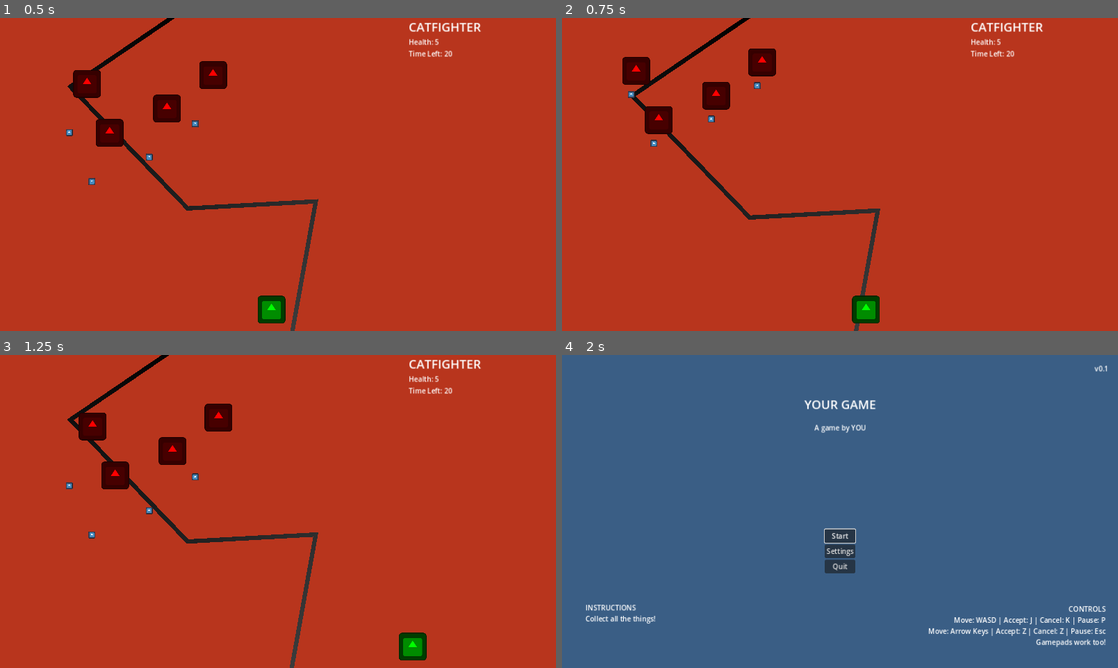
Above: before the commit, frames 1-4 (two rows, left to right).
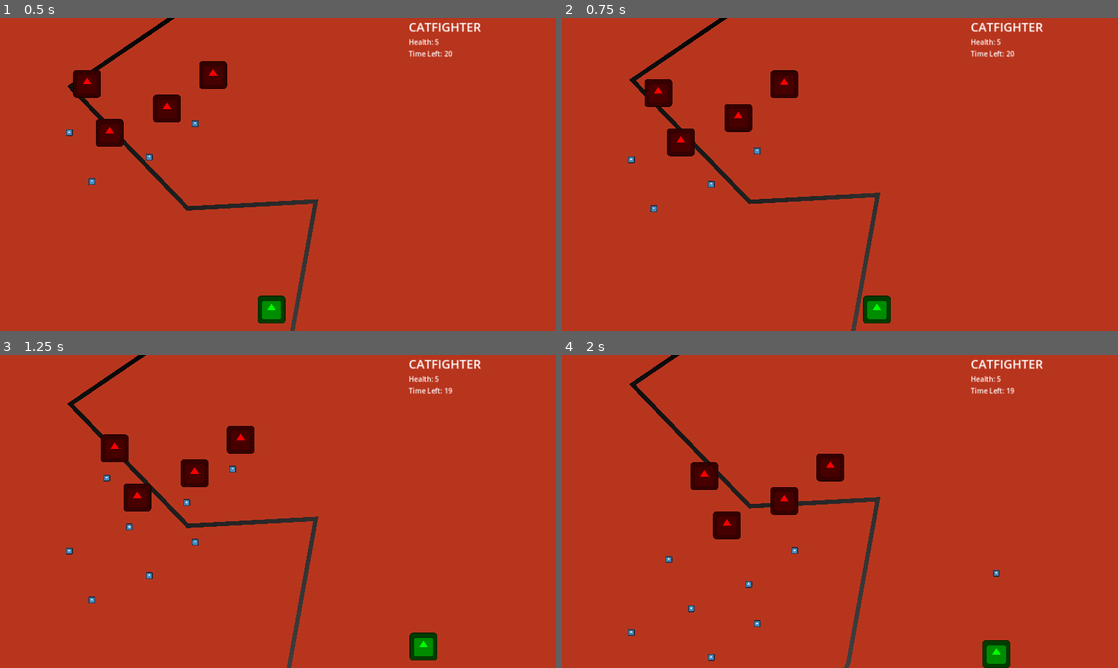
Above: after the commit, the same moments.

Repository: nathanleiby/gwj63
Game: Godot game, scene res://gameplay/gameplay.tscn
Same seed, same stepped clock (60 frames per second), same inputs: the game is played once before the commit and once after it. The engine's default icon, where the game draws it, is replaced by a stand-in: a white triangle on a blue panel in a dark square.
Inputs:
- Up to frame 1 (0.5 s): no input
- Up to frame 2 (0.75 s): tap Enter (ui_accept) at 0.5 s; hold Right (move_right) from 0.53 s (still down); hold Enter (ui_accept) from 0.53 s (still down)
- Up to frame 3 (1.25 s): keep holding Right (move_right); keep holding Enter (ui_accept)
- Up to frame 4 (2 s): release Right (move_right) at 1.28 s; release Enter (ui_accept) at 1.28 s; hold Down (move_down) from 1.28 s (still down); tap S (shoot) at 1.35 s; tap Enter (ui_accept) at 1.52, 1.55, 1.82 s

Frame 1 is identical in both runs. In frame 2, 6.0% of the frame differs, in the area x 10-60%, y 0-100%; in frame 3, 6.1%; in frame 4, 100%, in the area x 0-100%, y 0-100%.

Commit message:
fix spacebar exiting game

Diff:
--- a/gameplay/gameplay.gd
+++ b/gameplay/gameplay.gd
@@ -10,9 +10,6 @@
 const BACKGROUND_HEIGHT := 2880 # TODO: get dynamically
 
 func _process(_delta: float) -> void:
-	if Input.is_action_pressed("ui_accept"):
-		get_tree().change_scene_to_file(Global.SCENE_MAIN_MENU)
-
 	# show vertical scroll as long as more background exists
 	if abs(background.position.y) < (BACKGROUND_HEIGHT - screensize.y):
 		background.position.y -= 1
Not shown, changed: TODO.md
